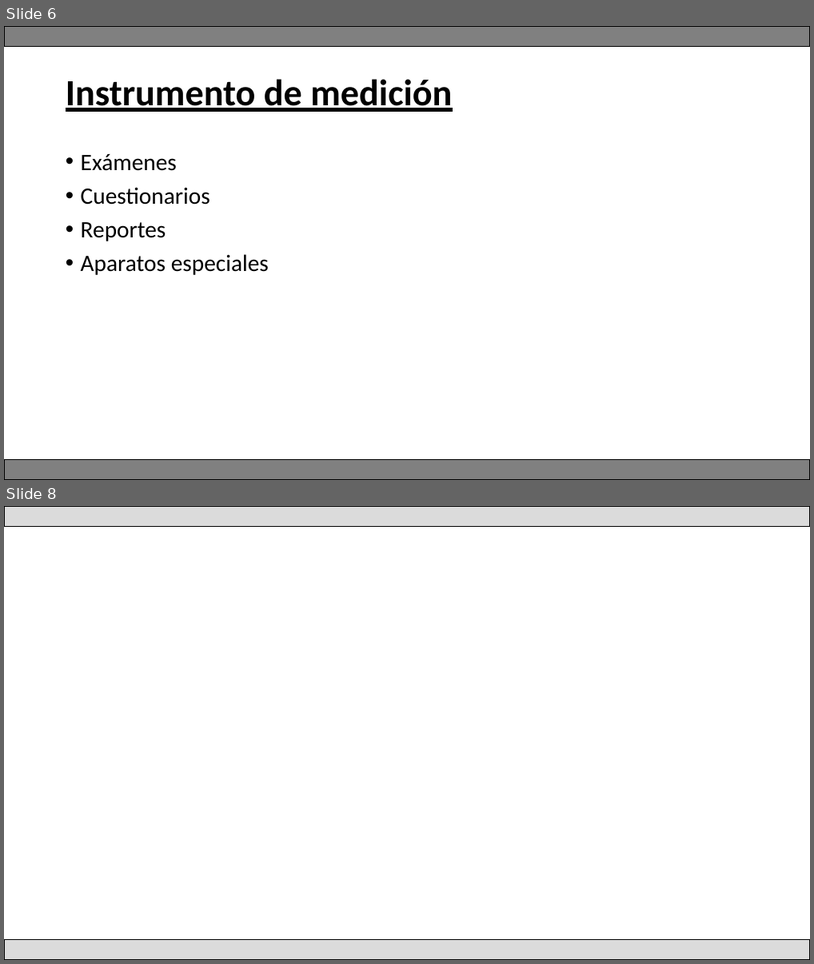
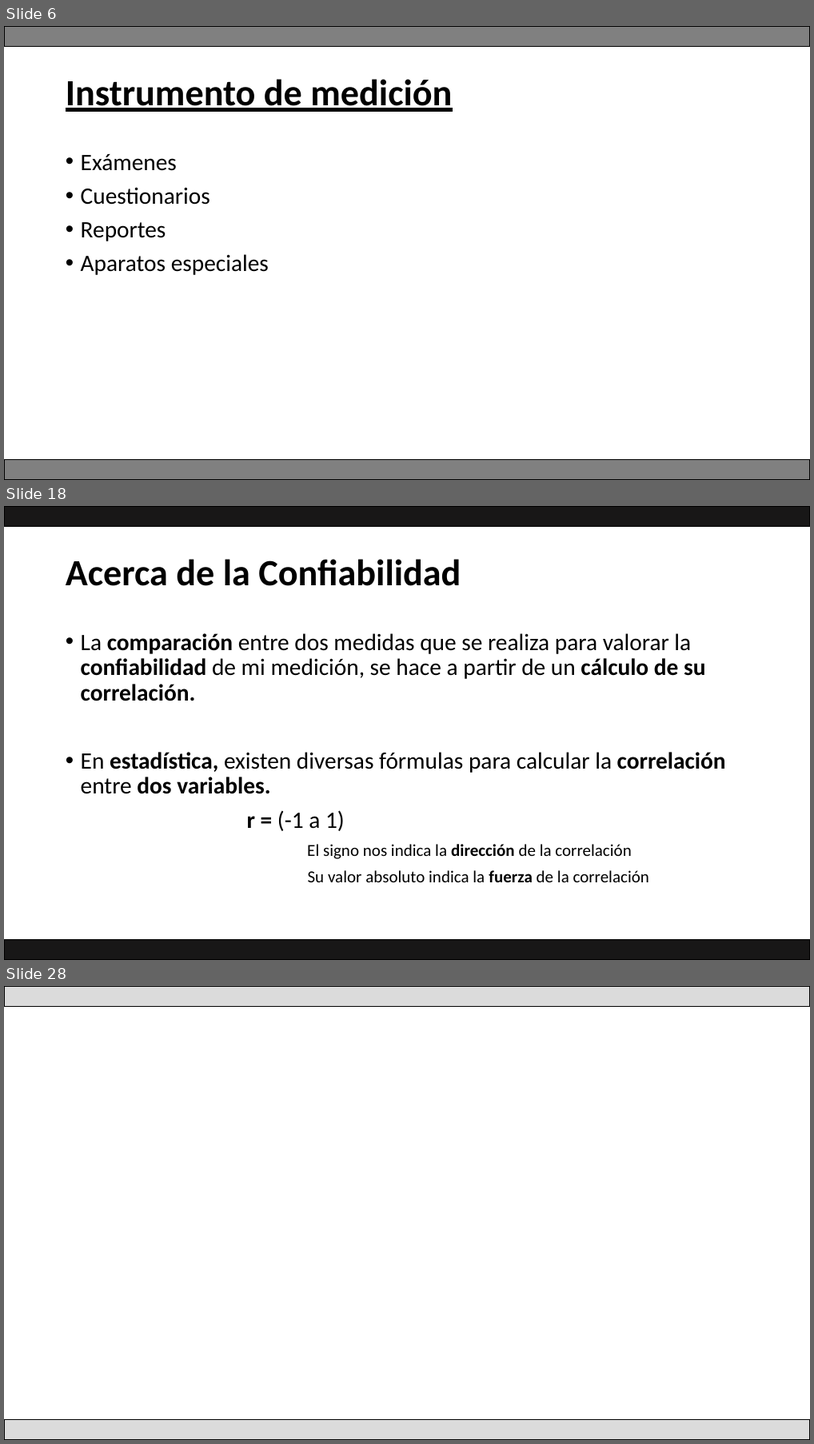
Before and after one commit to Adrifelcha/afchavez-019, a slide deck: JeanPiaget/Presentaciones/04_RecolecciónyAnálisisDatos.pptx. Shown one above the other, each under a label of ours: slides 6 and 8 before the commit, slides 6, 18 and 28 after it; the slides between them are not shown. The pictures are 814x964 and 814x1444 pixels, drawn with LibreOffice and Linux fonts; fonts in the diff are those of the drawing. Boxes give left, top, right and bottom in pixels: in the first picture for what was removed or moved away, otherwise in the second. Text is boxed around its words. In the diff, an @@ line names an element or a change of style, - is before the commit and + after.

```diff
--- a/JeanPiaget/Presentaciones/04_RecolecciónyAnálisisDatos.pptx
+++ b/JeanPiaget/Presentaciones/04_RecolecciónyAnálisisDatos.pptx
@@ slide 18 added at (4,506,810,960), background #FFFFFF @@
@@ rectangle added at (4,506,810,526), fill #181717, outline #000000 1 pt @@
@@ title added at (66,559,461,586), 44 pt, text #000000, bold @@
+Acerca de la Confiabilidad
@@ text added at (81,633,726,882), 28 pt, text #000000 @@
+• La comparación entre dos medidas que se realiza para valorar la confiabilidad de mi medición, se hace a partir de un cálculo de su correlación.
+• En estadística, existen diversas fórmulas para calcular la correlación entre dos variables.
+r = (-1 a 1)
+El signo nos indica la dirección de la correlación
+Su valor absoluto indica la fuerza de la correlación
@@ rectangle added at (4,940,810,960), fill #181717, outline #000000 1 pt @@
@@ what was slide 8 is now slide 28 @@
```
Also in this commit, not shown: 1 slide changed, 19 other slides added, 11 other files.
